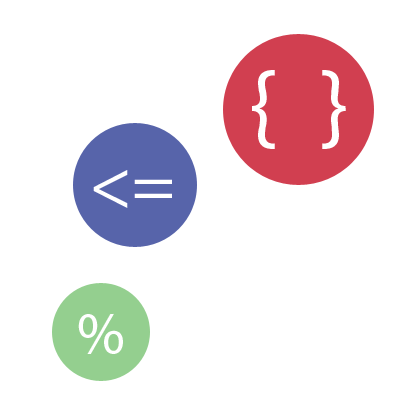
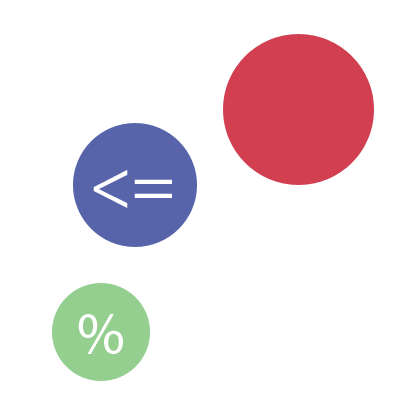
Two versions of the same layered image (400 × 400). Layer-by-layer changes:
painted on "{ }" over [252, 70, 346, 149]
